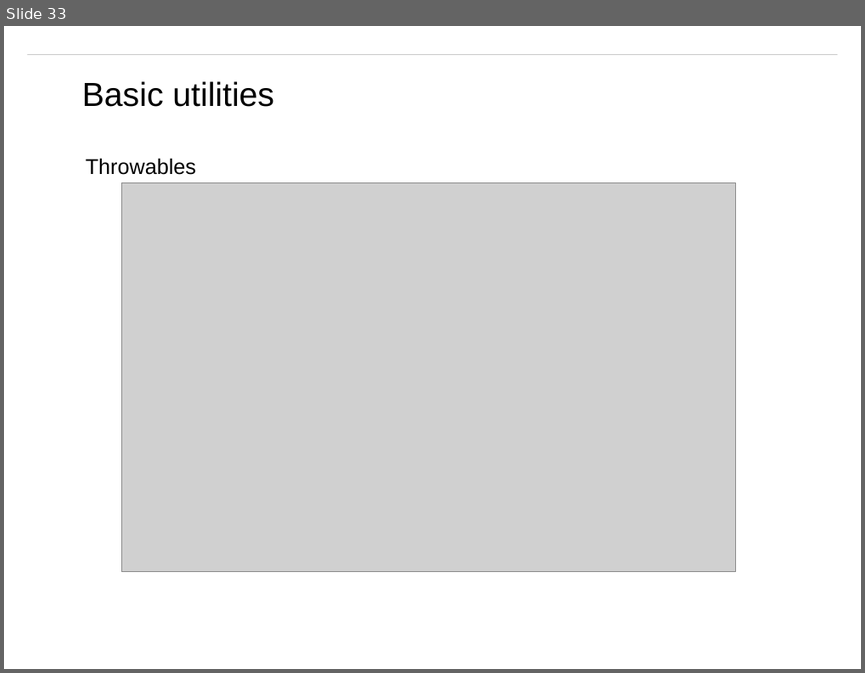
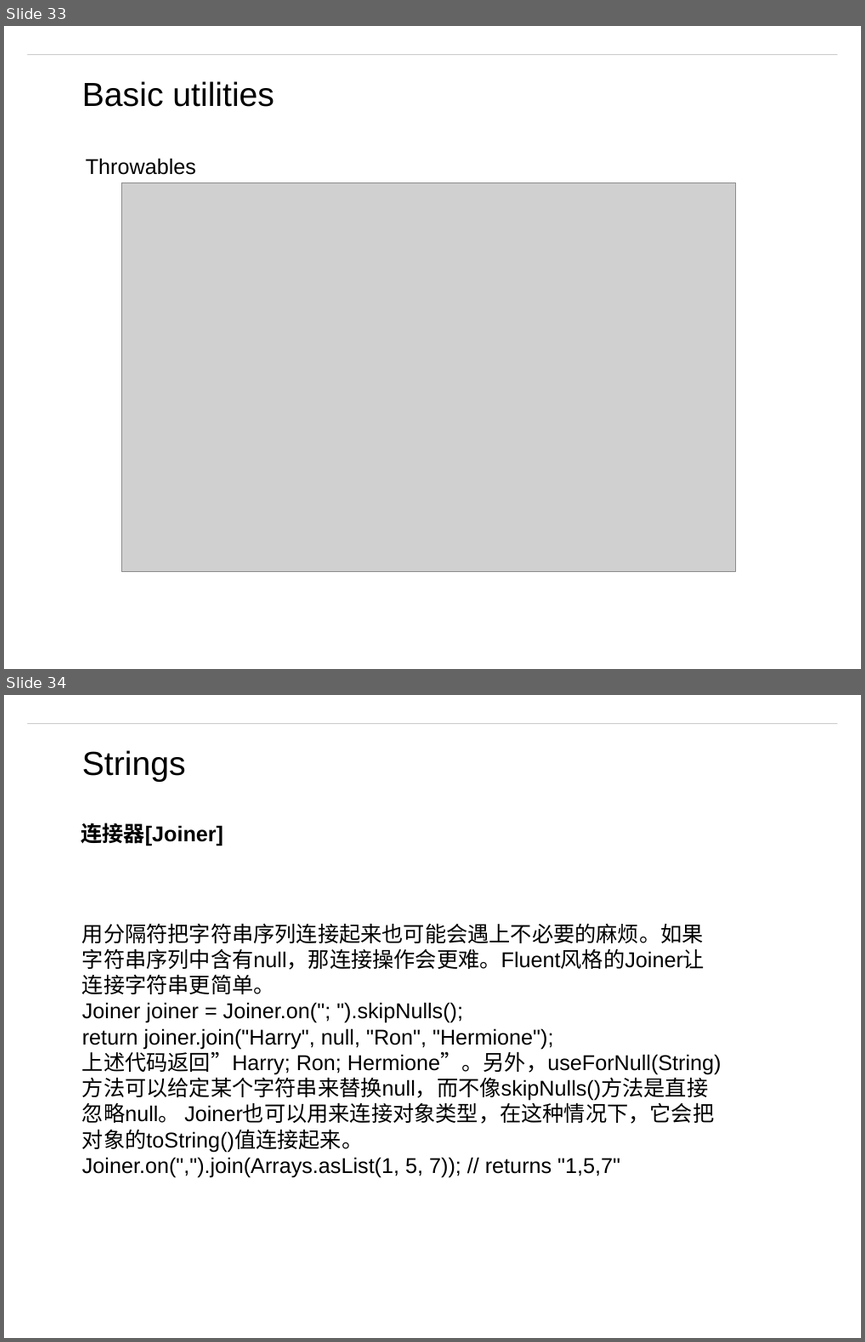
Before and after one commit to matt19870107/Guava, a slide deck: Guava.pptx. Shown one above the other, each under a label of ours: slide 33 before the commit, slides 33 and 34 after it. The pictures are 865x673 and 865x1342 pixels, drawn with LibreOffice and Linux fonts; fonts in the diff are those of the drawing; grey boxes stand for pictures; background and template pictures are left out. Boxes give left, top, right and bottom in pixels: in the first picture for what was removed or moved away, otherwise in the second. Text is boxed around its words. In the diff, an @@ line names an element or a change of style, - is before the commit and + after.

```diff
--- a/Guava.pptx
+++ b/Guava.pptx
@@ slide 34 added at <box>4,695,861,1338</box>, background #FFFFFF; not listed: 1 template element that a slide beside it also shows @@
@@ text added at <box>82,750,186,782</box>, 28 pt, text #000000 @@
+Strings
@@ text added at <box>80,823,223,846</box>, 18 pt, text #000000, bold @@
+连接器[Joiner]
@@ text added at <box>82,923,721,1177</box>, 18 pt, text #000000 @@
+用分隔符把字符串序列连接起来也可能会遇上不必要的麻烦。如果字符串序列中含有null，那连接操作会更难。Fluent风格的Joiner让连接字符串更简单。
+Joiner joiner = Joiner.on("; ").skipNulls();
+return joiner.join("Harry", null, "Ron", "Hermione");
+上述代码返回”Harry; Ron; Hermione”。另外，useForNull(String)方法可以给定某个字符串来替换null，而不像skipNulls()方法是直接忽略null。 Joiner也可以用来连接对象类型，在这种情况下，它会把对象的toString()值连接起来。
+Joiner.on(",").join(Arrays.asList(1, 5, 7)); // returns "1,5,7"
```
Also in this commit, not shown: 1 slide changed, 7 other slides added, 7 other files.
